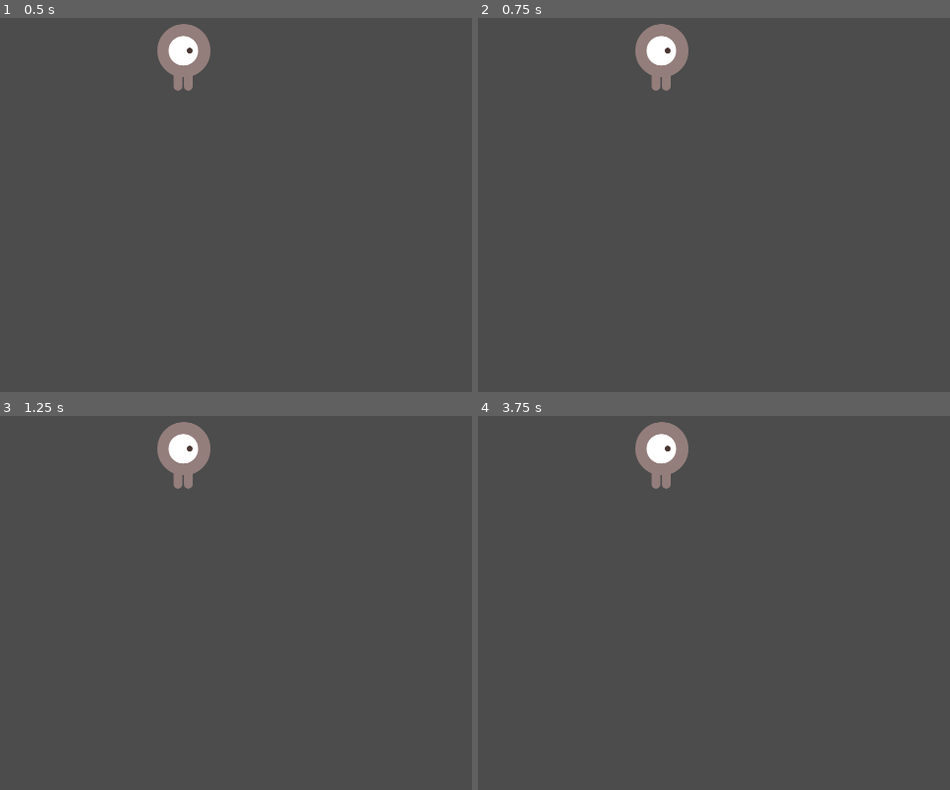
Above: before the commit, frames 1-4 (two rows, left to right).
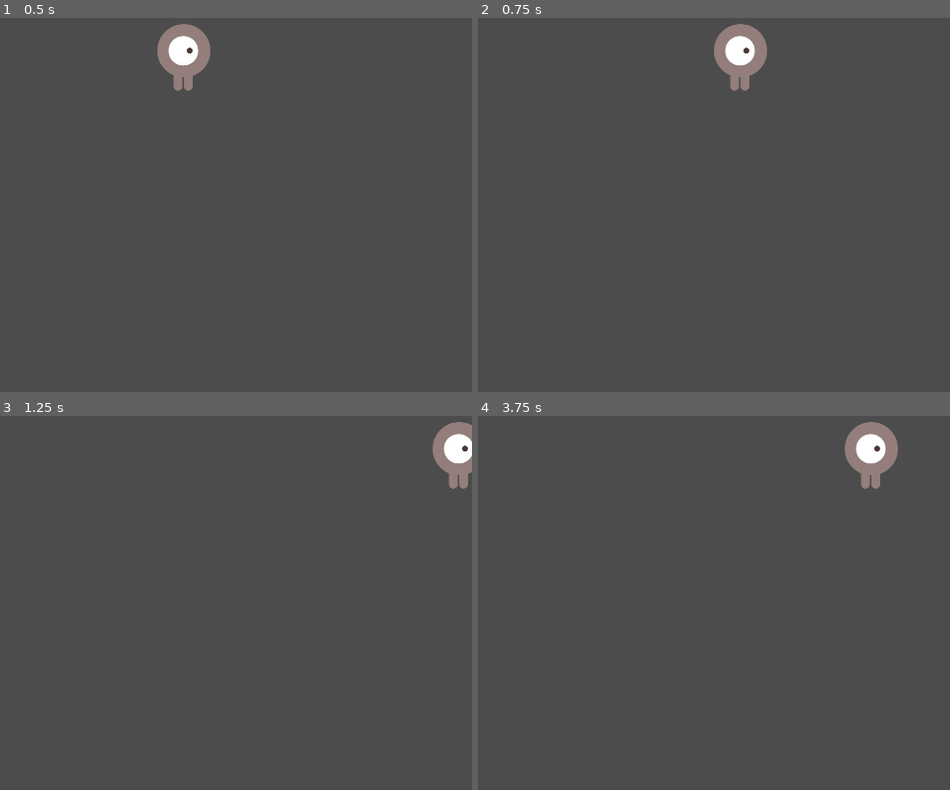
Above: after the commit, the same moments.

Repository: Alexrayd/DodgeTheCreeps
Game: Godot game, scene res://Area2D.tscn
Two runs of this game, one before a commit and one after it. Both use one fixed random seed, a clock stepped at 60 frames per second and the inputs below. The project has no main scene, so this scene is started directly.
Inputs:
- Up to frame 1 (0.5 s): no input
- Up to frame 2 (0.75 s): tap Enter at 0.5 s; hold Right (move_right) from 0.53 s (still down)
- Up to frame 3 (1.25 s): keep holding Right (move_right)
- Up to frame 4 (3.75 s): release Right (move_right) at 1.28 s; hold Down (move_down) 1.28-2.03 s; hold Right (move_right) 2.03-2.78 s; tap Space at 2.75 s; hold Up (move_up) 2.78-3.53 s; hold Left (move_left) from 3.53 s (still down)

Frame 1 is identical in both runs. In frame 2, 2.8% of the frame differs, in the area x 33-62%, y 1-20%; in frame 3, 2.5%; in frame 4, 2.8%.

Commit message:
Moviment jugador

Diff:
--- a/Player.gd
+++ b/Player.gd
@@ -12,8 +12,24 @@
 func _ready():
 	screen_size = get_viewport_rect().size
 	pass # Replace with function body.
-
-
+func _process(delta):
+	var velocity = Vector2.ZERO # Vector de moviment del jugador.
+	if Input.is_action_pressed("move_right"):
+		velocity.x += 1
+	if Input.is_action_pressed("move_left"):
+		velocity.x -= 1
+	if Input.is_action_pressed("move_down"):
+		velocity.y += 1
+	if Input.is_action_pressed("move_up"):
+		velocity.y -= 1
+	if velocity.length() > 0:
+		velocity = velocity.normalized() * speed
+		$AnimatedSprite.play()
+	else:
+		$AnimatedSprite.stop()
+	position += velocity * delta
+	position.x = clamp(position.x, 0, screen_size.x)
+	position.y = clamp(position.y, 0, screen_size.y)
 # Called every frame. 'delta' is the elapsed time since the previous frame.
 #func _process(delta):
 #	pass
